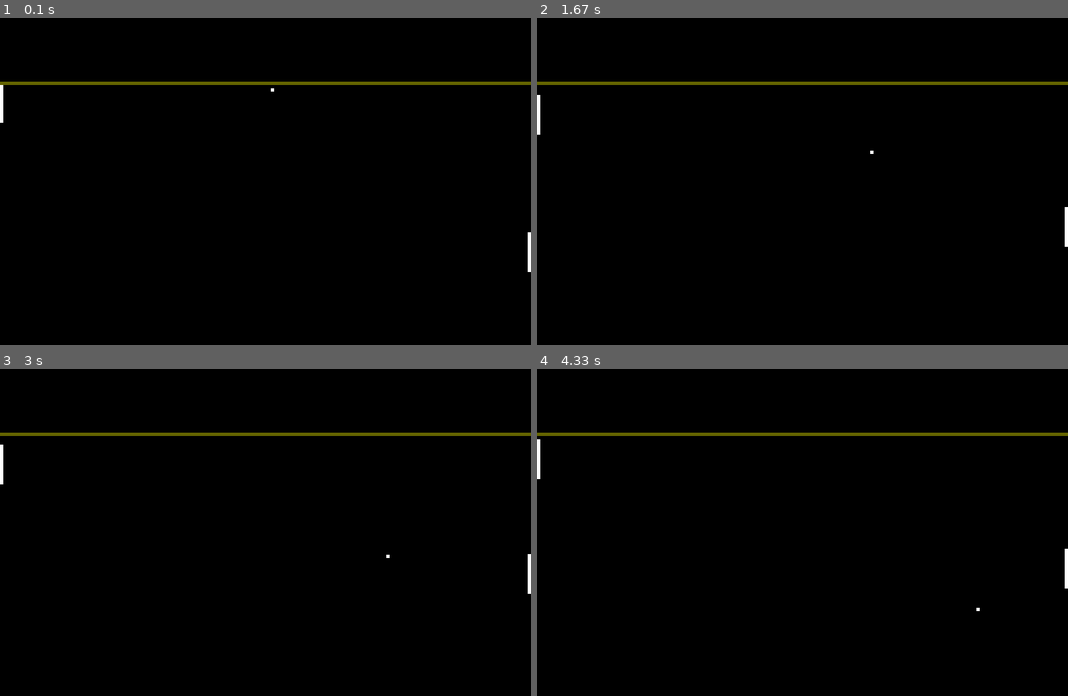
Above: before the commit, frames 1-4 (two rows, left to right).
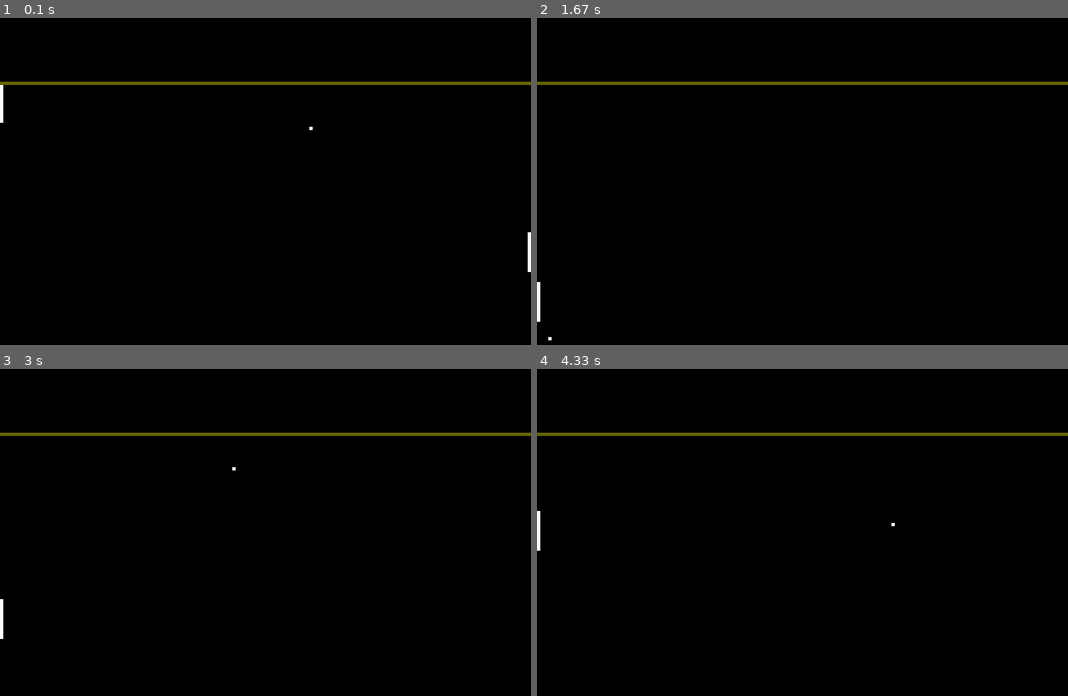
Above: after the commit, the same moments.

Repository: tdarst/PyGame_Pong
Game: pygame game, started from main.py
Same seed, same stepped clock (60 frames per second), same inputs: the game is played once before the commit and once after it.
Inputs:
- Up to frame 1 (0.1 s): no input
- Up to frame 2 (1.67 s): hold S 0.33-0.8 s; hold Up 0.33-0.8 s; hold Up 0.83-1.3 s; hold W 0.83-1.3 s; hold Down 1.33-1.63 s; hold S 1.33-1.63 s
- Up to frame 3 (3 s): hold Up 1.67-2.03 s; hold W 1.67-2.03 s; hold Down 2.07-2.43 s; hold S 2.07-2.43 s; hold Up 2.47-2.77 s; hold W 2.47-2.77 s; hold Down from 2.8 s (still down); hold S from 2.8 s (still down)
- Up to frame 4 (4.33 s): release Down at 3.1 s; release S at 3.1 s; hold Up 3.13-3.5 s; hold W 3.13-3.5 s; hold Down 3.53-3.9 s; hold S 3.53-3.9 s; hold Up 3.93-4.23 s; hold W 3.93-4.23 s; hold Down from 4.27 s (still down); hold S from 4.27 s (still down)

The runs differ from the first frame. In frame 1, less than 0.1% of the frame differs, in the area x 51-59%, y 21-35%; in frame 2, 0.2%, in the area x 0-100%, y 23-99%; in frame 3, 0.2%; in frame 4, 0.2%.

Commit message:
fixed framerate issues but now the top screen collision is not working

Diff:
--- a/main.py
+++ b/main.py
@@ -2,7 +2,6 @@
 from PongProperties import *
 from paddle import Paddle
 from pongBall import PongBall
-import threading
 
 # Initialize game window, set caption, and fill the background
 GAME_WINDOW = pygame.display.set_mode((GAME_WINDOW_WIDTH, GAME_WINDOW_HEIGHT))
@@ -19,10 +18,10 @@
 #          the paddle and ball surfaces.
 # Returns: Nothing
 # -------------------------------------------------------------------------------------------------------
-def TrackMovementAndDraw(game_obj_list):
+def TrackMovementAndDraw(game_obj_list, dt):
     GAME_WINDOW.fill(BACKGROUND_COLOR)
     for game_obj in game_obj_list:
-        game_obj.updateCoordinates(PONG_WINDOW_BOTTOM, PONG_WINDOW_TOP)
+        game_obj.updateCoordinates(PONG_WINDOW_BOTTOM, PONG_WINDOW_TOP, dt)
         GAME_WINDOW.blit(game_obj.surface, (game_obj.coordX, game_obj.coordY))
         game_obj.fillSurface()
 
@@ -73,7 +72,6 @@
 # Returns: Nothing
 # -------------------------------------------------------------------------------------------------------
 def main():
-    dt = clock.tick(60)
     # Initialize objects for the two players and the ball
     player_right = Paddle(795, 325, INITIAL_PADDLE_SPEED_Y, PLAYER_RIGHT_CONTROL_UP, PLAYER_RIGHT_CONTROL_DOWN)
     player_left  = Paddle(0, 100, INITIAL_PADDLE_SPEED_Y, PLAYER_LEFT_CONTROL_UP, PLAYER_LEFT_CONTROL_DOWN)
@@ -89,12 +87,15 @@
 
     # Game loop
     while running:
-        integer += 1
+
+        # Get current framerate
+        framerate = clock.tick(60)
+
         # Updates the full display surface to the screen
         pygame.display.flip()
 
         # Update game object coordinates and draw them
-        TrackMovementAndDraw(game_obj_list)
+        TrackMovementAndDraw(game_obj_list, framerate)
 
         # Draw line indicating the top of the window in which game objects can move
         pygame.draw.line(GAME_WINDOW, PONG_WINDOW_COLOR, (PONG_WINDOW_LEFT, PONG_WINDOW_TOP), (PONG_WINDOW_RIGHT, PONG_WINDOW_TOP), width=5)
@@ -102,7 +103,7 @@
         # Detect ball and paddle collision
         DetectCollision(ball, player_dict)
 
-        # Detect whether a goal has happened, if so, reset ball
+        # Detect whether a goal has happened, if so, reset ball, and change it's direction
         if DetectGoal(ball, player_dict):
             ball.coordX = GAME_WINDOW_WIDTH/2
             ball.coordY = PONG_WINDOW_TOP
--- a/paddle.py
+++ b/paddle.py
@@ -36,15 +36,17 @@
     #          the top or bottom of the screen.
     # Returns: Nothing
     # -------------------------------------------------------------------------------------------------------
-    def updateCoordinates(self, PONG_WINDOW_BOTTOM, PONG_WINDOW_TOP):
+    def updateCoordinates(self, PONG_WINDOW_BOTTOM, PONG_WINDOW_TOP, framerate):
         key = pygame.key.get_pressed()
         if key[self.upKey]:
             if self.top != PONG_WINDOW_TOP:
-                self.coordY -= self.speedY
+                # Tie the object positioning to the current framerate
+                self.coordY -= self.speedY*framerate
 
         if key[self.downKey]:
             if self.bottom != PONG_WINDOW_BOTTOM:
-                self.coordY += self.speedY
+                # Tie the object positioning to the current framerate
+                self.coordY += self.speedY*framerate
 
         self.left = self.coordX
         self.right = self.coordX + self.width
--- a/pongBall.py
+++ b/pongBall.py
@@ -29,10 +29,11 @@
     #          settings based on the ball coordinates (if the ball hits the top or bottom of the screen)
     # Returns: Nothing
     # -------------------------------------------------------------------------------------------------------
-    def updateCoordinates(self, PONG_WINDOW_BOTTOM, PONG_WINDOW_TOP):
-        # Modify coordinates based on speed setting, update directional variables
-        self.coordX += self.speedX
-        self.coordY += self.speedY
+    def updateCoordinates(self, PONG_WINDOW_BOTTOM, PONG_WINDOW_TOP, framerate):
+        # Modify coordinates based on speed setting, update directional variables.
+        # Framerate is used to tie the object positioning to the current framerate.
+        self.coordX += self.speedX*framerate
+        self.coordY += self.speedY*framerate
 
         self.left = self.coordX
         self.right = self.coordX + self.diameter
